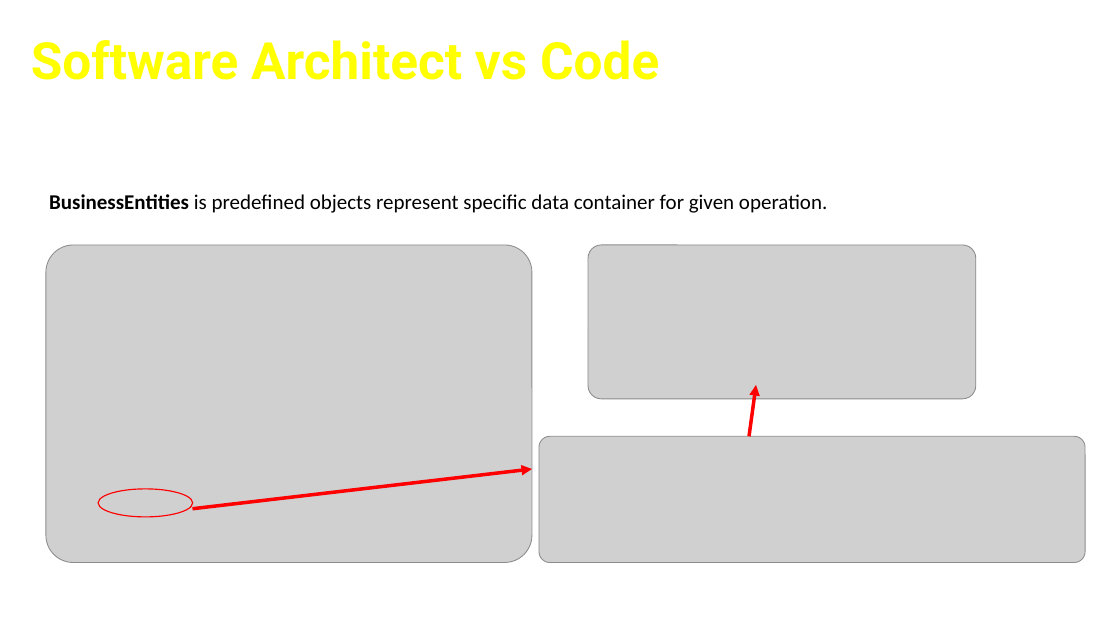
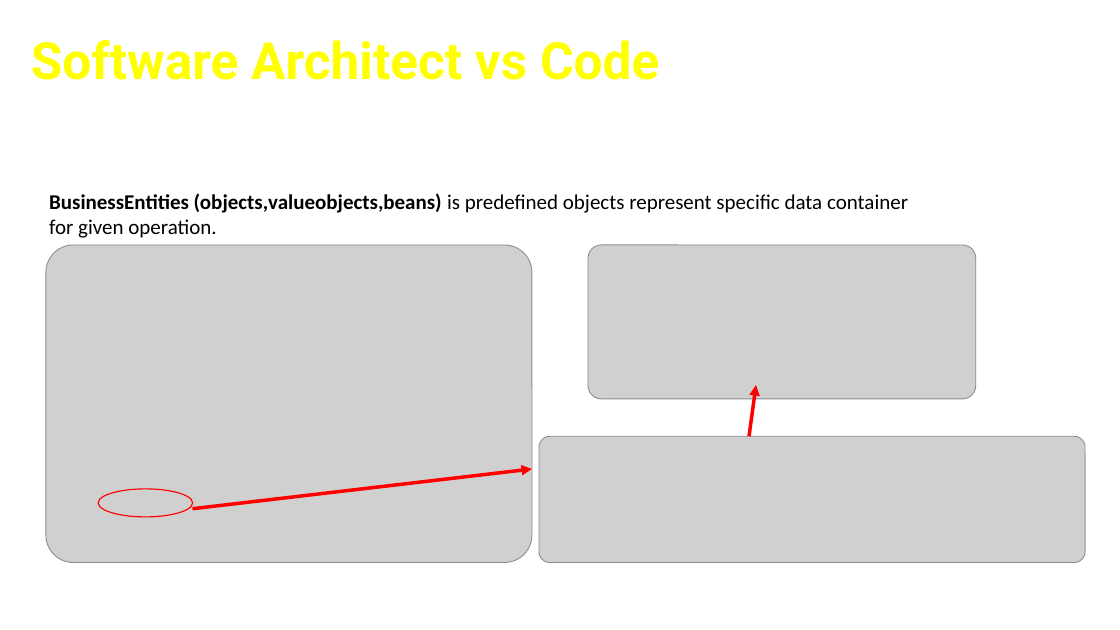
Before and after one commit to cfclick/CFSummit2016, a slide deck: slide 22 of powerpoint/architect/Crafting CF App Like An Architect.pptx. Drawn at 1120x630 pixels with LibreOffice and Linux fonts; fonts in the diff are those of the drawing; grey boxes stand for pictures; background and template pictures are left out. Boxes give left, top, right and bottom in pixels: in the first picture for what was removed or moved away, otherwise in the second. Text is boxed around its words. In the diff, an @@ line names an element or a change of style, - is before the commit and + after.

```diff
--- a/powerpoint/architect/Crafting CF App Like An Architect.pptx
+++ b/powerpoint/architect/Crafting CF App Like An Architect.pptx
@@ text at [49, 193, 908, 238]: text changed @@
-BusinessEntities is predefined objects represent specific data container for given operation.
+BusinessEntities (objects,valueobjects,beans) is predefined objects represent specific data container for given operation.
```
Also in this commit, not shown: 5 other slides changed, 1 slide added, 12 other files.
